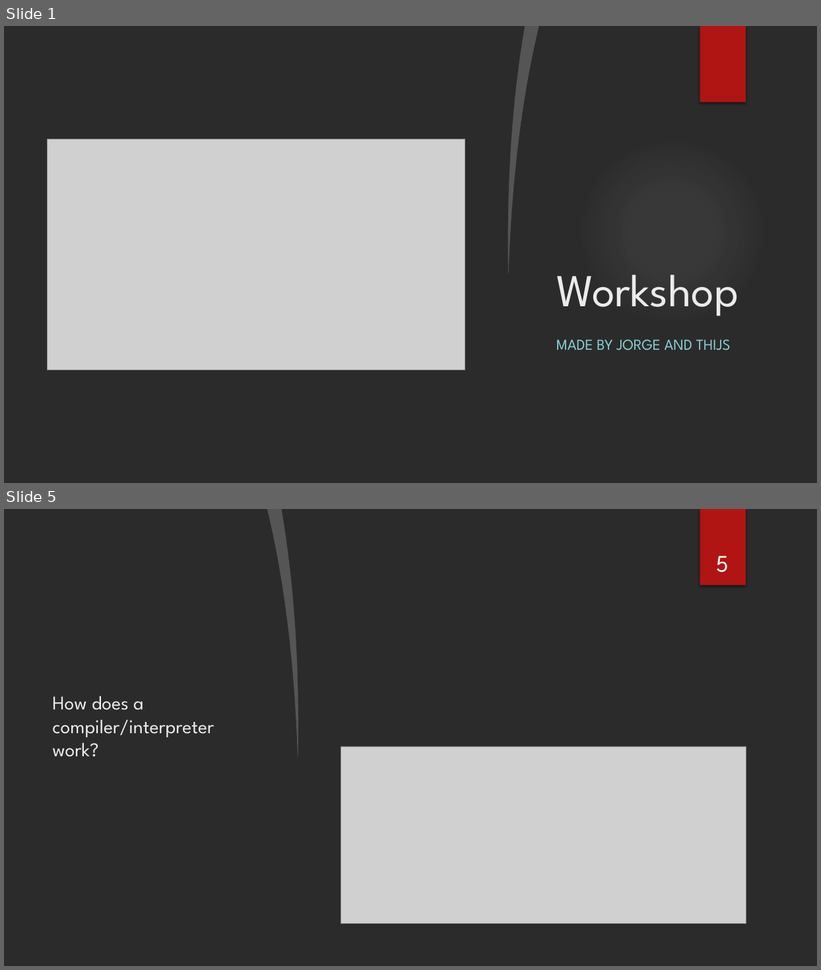
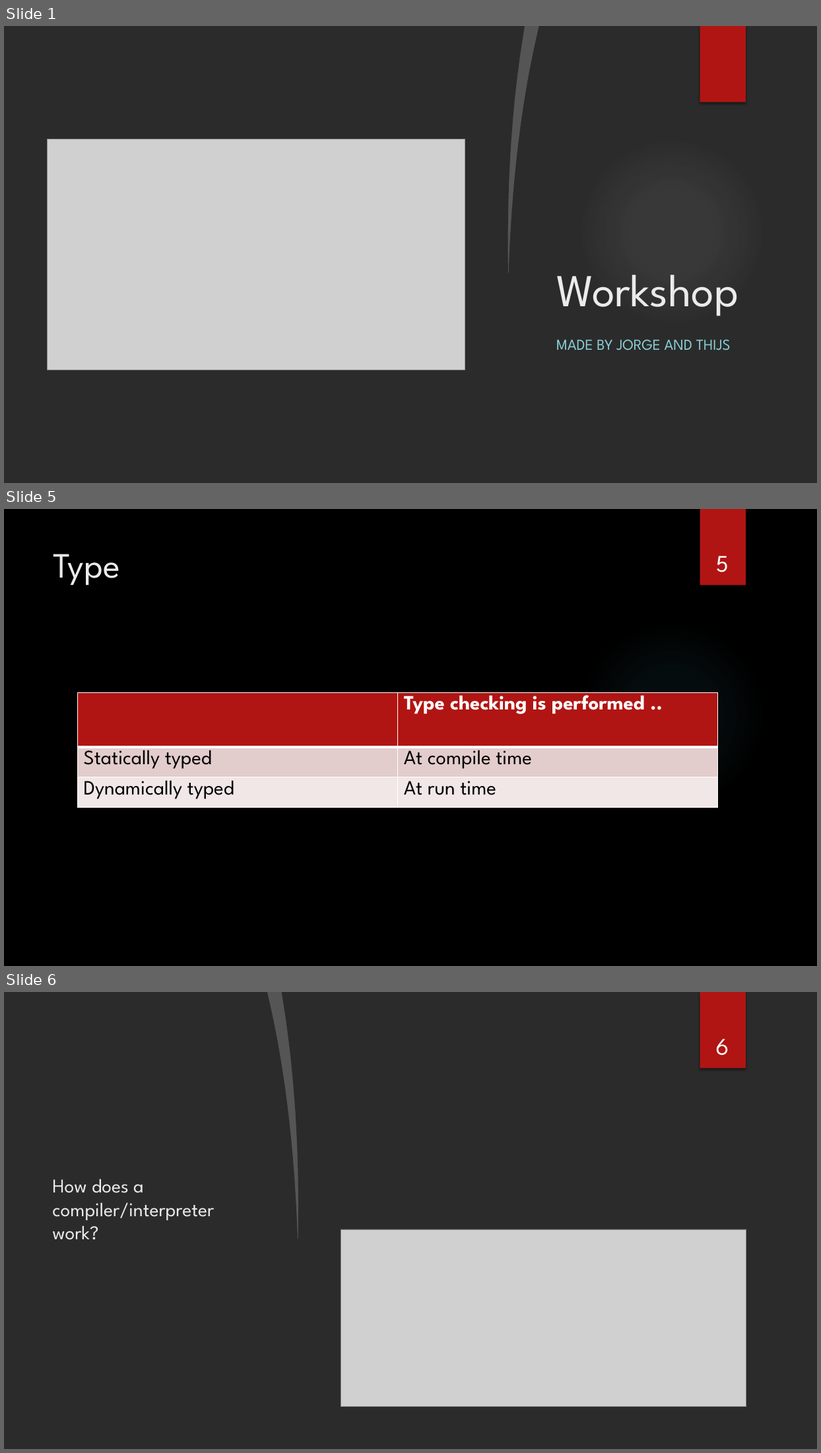
Before and after one commit to sebivenlo/esd-2024-jit-compiler, a slide deck: documents/presentation/presentation jit compiler.pptx. Shown one above the other, each under a label of ours: slides 1 and 5 before the commit, slides 1, 5 and 6 after it; the slides between them are not shown. The pictures are 821x970 and 821x1453 pixels, drawn with LibreOffice and Linux fonts; fonts in the diff are those of the drawing; grey boxes stand for pictures; background and template pictures are left out; a plain dark background stands for a picture behind light text. Boxes give left, top, right and bottom in pixels: in the first picture for what was removed or moved away, otherwise in the second. Text is boxed around its words. In the diff, an @@ line names an element or a change of style, - is before the commit and + after.

```diff
--- a/documents/presentation/presentation jit compiler.pptx
+++ b/documents/presentation/presentation jit compiler.pptx
@@ slide 5 added at (4,509,817,966), background picture (left out) @@
@@ rectangle added at (700,509,746,586), fill #B01513 @@
@@ title added at (54,554,120,586), 42 pt, text #EBEBEB @@
+Type
@@ page number added at (716,556,729,572), 28 pt, text #FFFFFF @@
+5
@@ ellipse added at (578,621,766,809), fill gradient #50B9C1 @@
@@ table added at (78,692,718,808), 3 rows, 2 columns @@
+ | Type checking is performed ..
+Statically typed | At compile time
+Dynamically typed | At run time
@@ what was slide 5 is now slide 6 @@
@@ page number at (716,1039,729,1055): text changed @@
-5
+6
```
Also in this commit, not shown: 2 slides changed, 3 other slides added, 2 slides removed.
